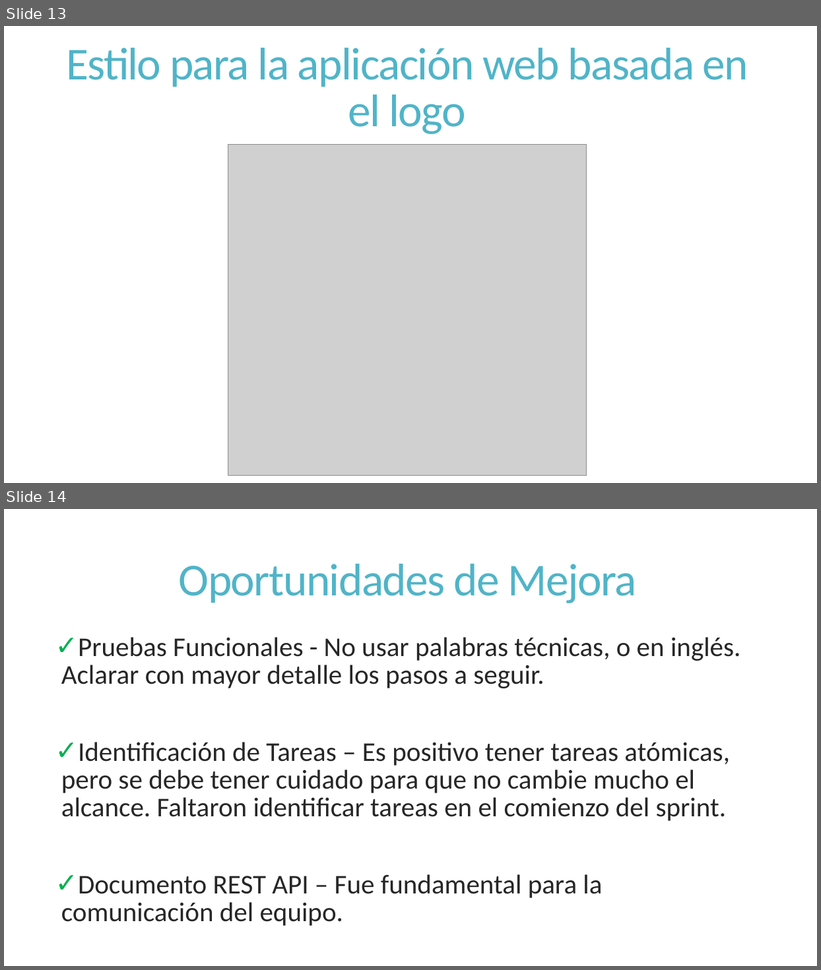
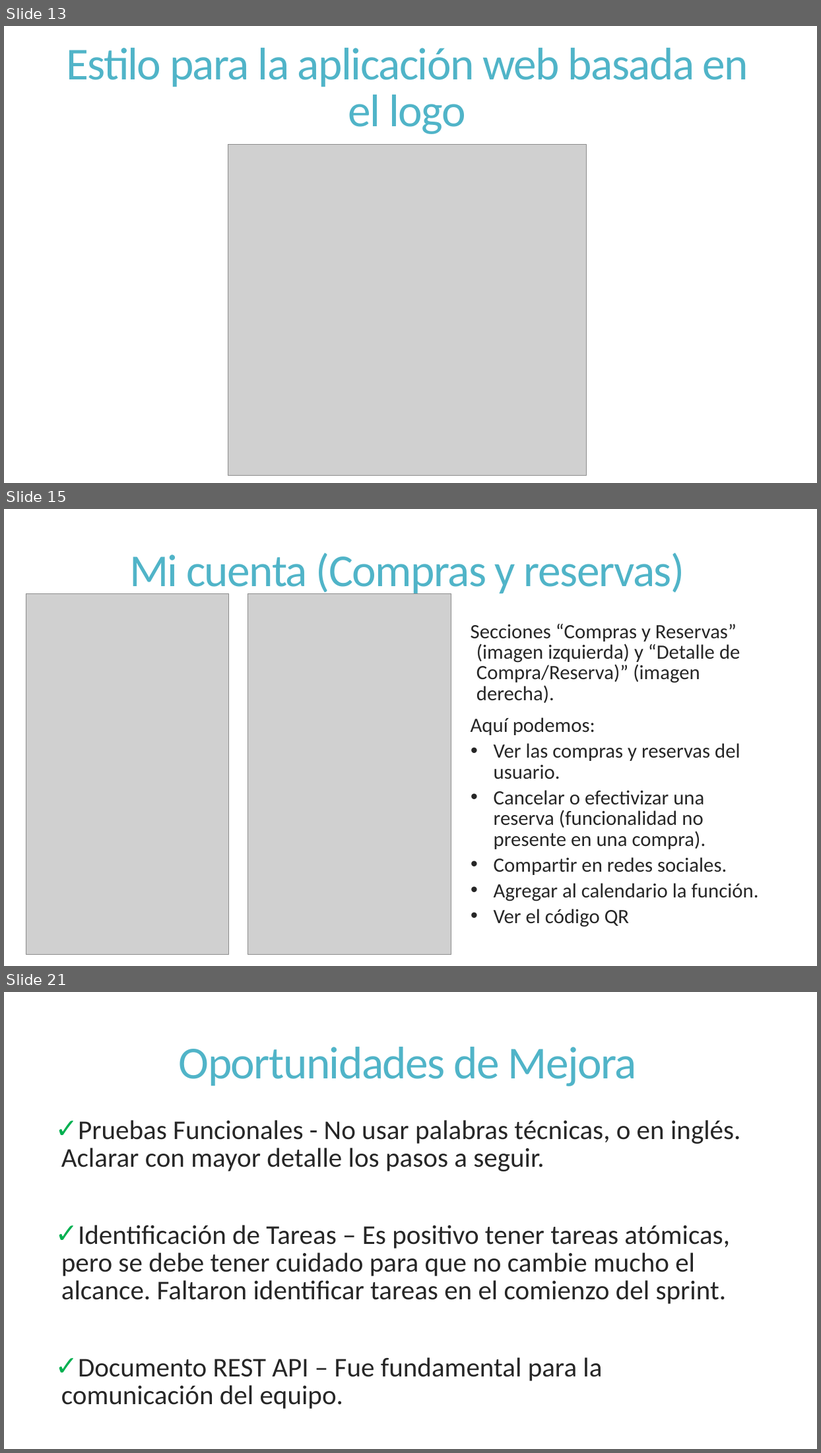
Before and after one commit to dschenkelman/a-malazan-wolvering, a slide deck: docs/Reuniones/Sprint 4/Reunion Formal 20131104/Reunion Formal.pptx. Shown one above the other, each under a label of ours: slides 13 and 14 before the commit, slides 13, 15 and 21 after it; the slides between them are not shown. The pictures are 821x970 and 821x1453 pixels, drawn with LibreOffice and Linux fonts; fonts in the diff are those of the drawing; grey boxes stand for pictures. Boxes give left, top, right and bottom in pixels: in the first picture for what was removed or moved away, otherwise in the second. Text is boxed around its words. In the diff, an @@ line names an element or a change of style, - is before the commit and + after.

```diff
--- a/docs/Reuniones/Sprint 4/Reunion Formal 20131104/Reunion Formal.pptx
+++ b/docs/Reuniones/Sprint 4/Reunion Formal 20131104/Reunion Formal.pptx
@@ slide 15 added at [4, 509, 817, 966], background #FFFFFF @@
@@ title added at [129, 553, 685, 597], 54 pt, text #50B4C8 @@
+Mi cuenta (Compras y reservas)
@@ picture added at [26, 593, 229, 955] @@
@@ picture added at [248, 593, 451, 955] @@
@@ text added at [471, 624, 759, 927], 24 pt, text #262626 @@
+Secciones “Compras y Reservas” (imagen izquierda) y “Detalle de Compra/Reserva)” (imagen derecha).
+Aquí podemos:
+  • Ver las compras y reservas del usuario.
+  • Cancelar o efectivizar una reserva (funcionalidad no presente en una compra).
+  • Compartir en redes sociales.
+  • Agregar al calendario la función.
+  • Ver el código QR
@@ what was slide 14 is now slide 21 @@
```
Also in this commit, not shown: 6 other slides added.
